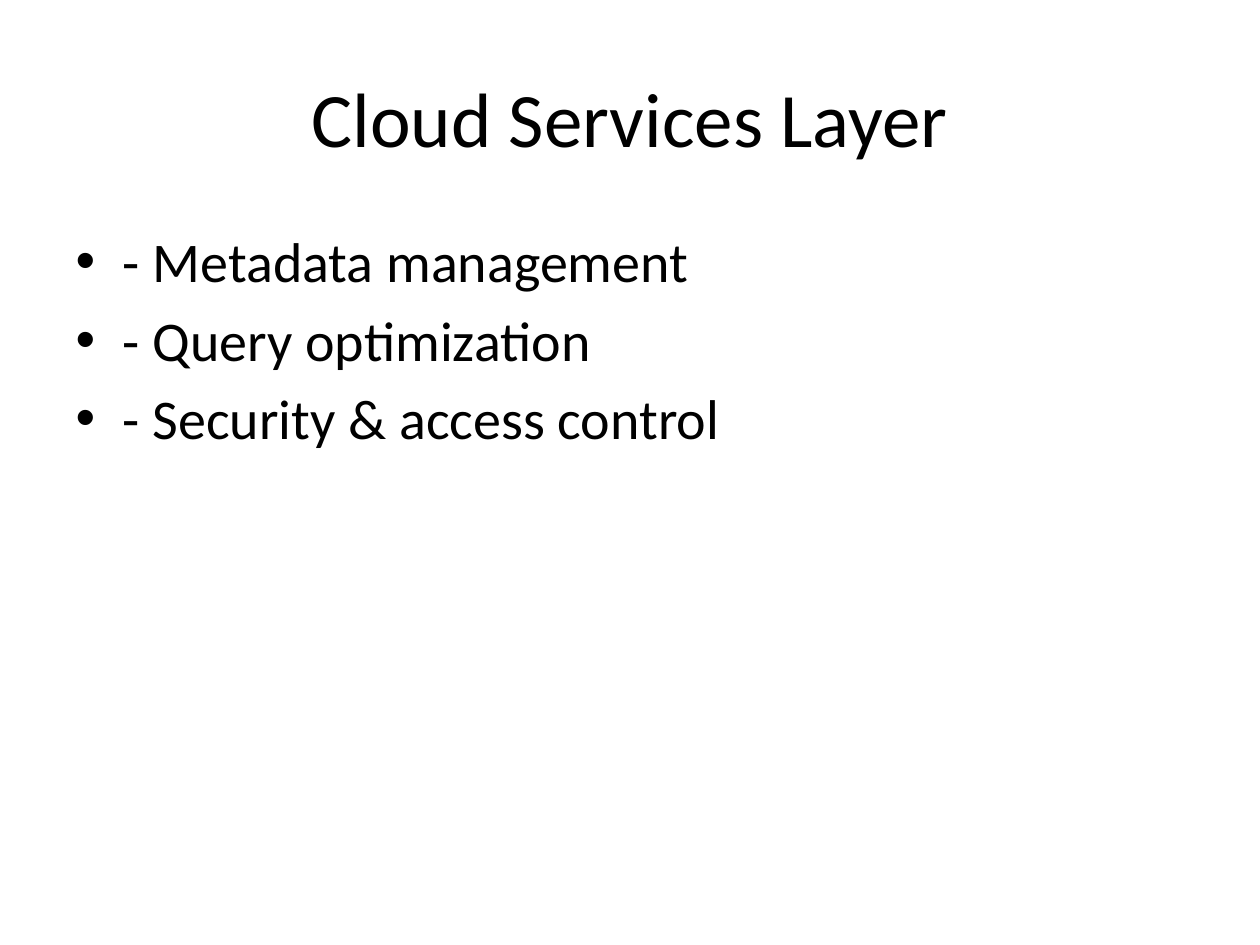
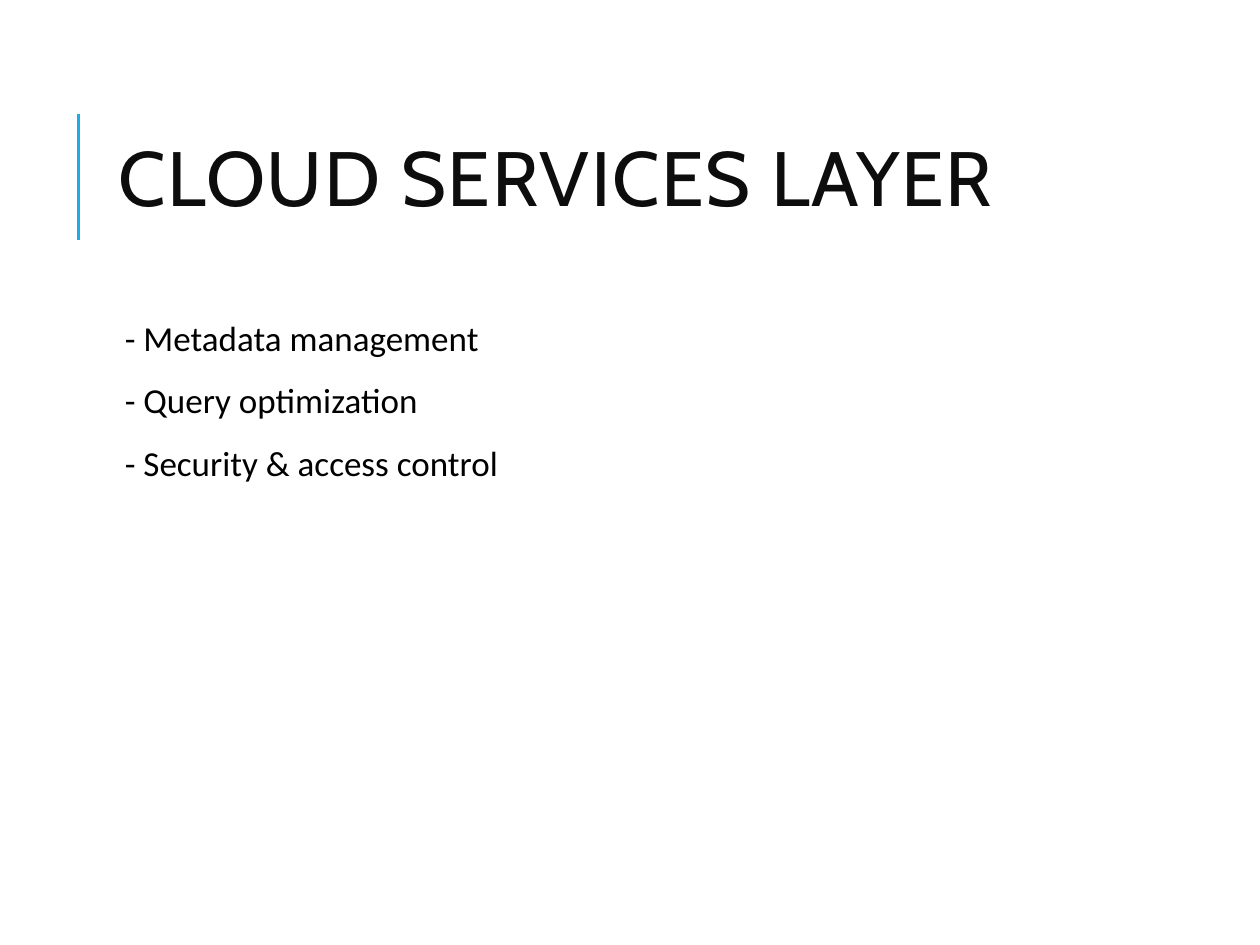
Before and after one commit to vikash-verma-profile/DE-Sig-March-2026, a slide deck: slide 7 of Week-2/Day-4/Snowflake_Modules_1_3.pptx. Drawn at 1260x945 pixels with LibreOffice and Linux fonts; fonts in the diff are those of the drawing. Boxes give left, top, right and bottom in pixels: in the first picture for what was removed or moved away, otherwise in the second. Text is boxed around its words. In the diff, an @@ line names an element or a change of style, - is before the commit and + after.

```diff
--- a/Week-2/Day-4/Snowflake_Modules_1_3.pptx
+++ b/Week-2/Day-4/Snowflake_Modules_1_3.pptx
@@ line added from (78, 239) to (78, 113), #1CADE4 1.5 pt @@
@@ title at box(118, 151, 992, 207): text changed; font Calibri to Cabin; text colour #000000 to #0D0D0D @@
-Cloud Services Layer
+CLOUD SERVICES LAYER
@@ text "- Metadata management": place and size @@
-text "- Metadata management" at box(153, 243, 719, 448)
+text "- Metadata management" at box(143, 326, 498, 482)
@@ text "- Metadata management" at box(143, 326, 498, 482): size 32 to 20 pt; bullet • to  ; line spacing 1 to 0.9; more space between paragraphs @@
```
Also in this commit, not shown: 27 other slides changed, 5 other files.
